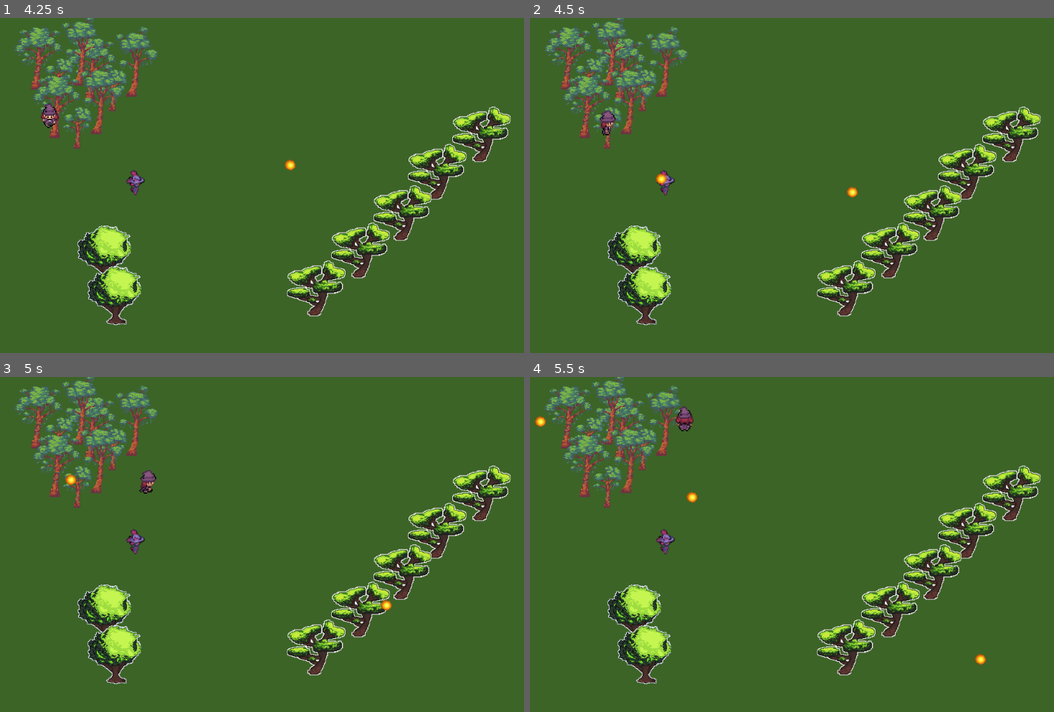
Above: before the commit, frames 1-4 (two rows, left to right).
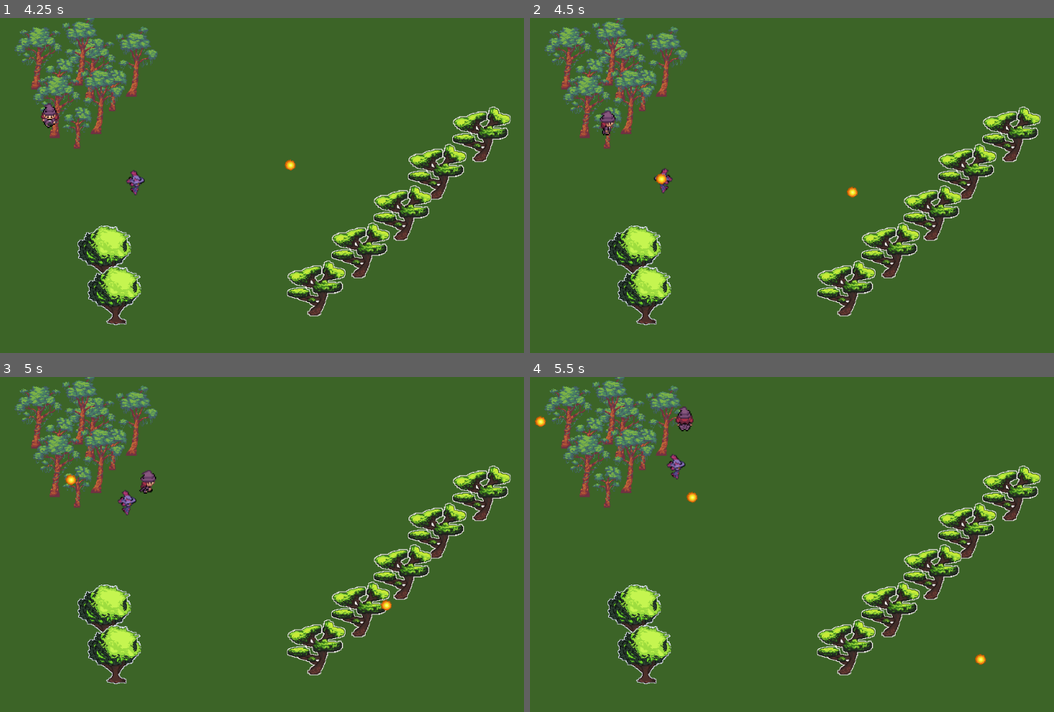
Above: after the commit, the same moments.

Repository: ann-rod/wizard_of_the_land
Game: Godot game, scene res://Main.tscn
Two runs of this game, one before a commit and one after it. Both use one fixed random seed, a clock stepped at 60 frames per second and the inputs below.
Inputs (mouse positions are in pixels of both pictures, inside the frame that each line leads up to):
- Up to frame 1 (4.25 s): tap Enter at 0.5 s; move the mouse to (256, 252) at 0.52 s; hold W (move_up) 0.53-2.03 s; click (256, 252) at 0.6 s; move the mouse to (455, 235) at 1.27 s; click (455, 235) at 1.35 s; move the mouse to (115, 135) at 2.02 s; hold Left (move_left) 2.03-3.53 s; click (115, 135) at 2.1 s; move the mouse to (314, 185) at 2.77 s; click (314, 185) at 2.85 s; move the mouse to (199, 101) at 3.52 s; hold Down (move_down) from 3.53 s (still down); click (199, 101) at 3.6 s
- Up to frame 2 (4.5 s): move the mouse to (943, 168) at 4.27 s; release Down (move_down) at 4.28 s; hold Right (move_right) from 4.28 s (still down); click (943, 168) at 4.35 s
- Up to frame 3 (5 s): keep holding Right (move_right)
- Up to frame 4 (5.5 s): move the mouse to (702, 561) at 5.02 s; release Right (move_right) at 5.03 s; hold W (move_up) from 5.03 s (still down); click (702, 561) at 5.1 s

Frame 1 is identical in both runs. In frame 2, 0.1% of the frame differs, in the area x 23-28%, y 44-53%; in frame 3, 0.3%; in frame 4, 0.3%, in the area x 24-30%, y 23-53%.

Commit message:
added mob chasing behavior to mob AI

Diff:
--- a/characters/enemies/AI.gd
+++ b/characters/enemies/AI.gd
@@ -2,6 +2,7 @@
 
 signal state_changed(new_state)
 signal attempt_to_shoot(target_pos)
+signal chase_target(target_pos)
 
 enum State {
 	PATROL,
@@ -12,14 +13,14 @@
 var current_state = State.PATROL setget set_state
 var player = null
 
-
 func _process(_delta):
 	match current_state:
 		State.PATROL:
-			pass
+			emit_signal("chase_target", Vector2.ZERO)
 		State.ENGAGE:
 			if(player != null):
 				emit_signal("attempt_to_shoot", player.global_position)
+				emit_signal("chase_target", player.global_position)
 			else:
 				print("in engage state but no weapon or player")
 		_:
@@ -36,3 +37,8 @@
 	if(area.is_in_group("player")):
 		set_state(State.ENGAGE)
 		player = area
+
+func _on_PlayerUndetectZone_area_exited(area):
+	if(area.is_in_group("player")):
+		set_state(State.PATROL)
+		player = null
--- a/characters/enemies/Mob.gd
+++ b/characters/enemies/Mob.gd
@@ -1,22 +1,45 @@
 extends Area2D
-#onready var player = $Player
-onready var ai = $AI
-onready var attack_cooldown = $MobAttackCooldown
-
-export (PackedScene) var Spell
 
 signal mob_killed
 signal mob_cast_spell(spell, pos, dir)
 
+export (PackedScene) var Spell
+
+onready var ai = $AI
+onready var attack_cooldown = $MobAttackCooldown
+onready var collision_shape = $CollisionShape2D
+
 var MOB_HP = 3
+var MOB_SPEED = 150
+var mob_direction = Vector2.ZERO
+var screen_size
 
 # Called when the node enters the scene tree for the first time.
 func _ready():
-	pass # Replace with function body.
+	screen_size = get_viewport_rect().size
+	collision_shape.disabled = false # enable collisions
 
 # Called every frame. 'delta' is the elapsed time since the previous frame.
-func _process(_delta):
-	pass
+func _physics_process(delta):
+	var velocity = mob_direction.normalized()*MOB_SPEED
+
+	if velocity.length() > 0:
+		$AnimatedSprite.play()
+	else:
+		$AnimatedSprite.stop()
+
+	position += velocity * delta
+	position.x = clamp(position.x, 0, screen_size.x)
+	position.y = clamp(position.y, 0, screen_size.y)
+
+	if velocity.x != 0:
+		$AnimatedSprite.animation = "side"
+		$AnimatedSprite.flip_v = false
+		$AnimatedSprite.flip_h = velocity.x < 0
+	elif velocity.y < 0:
+		$AnimatedSprite.animation = "up"
+	elif velocity.y > 0:
+		$AnimatedSprite.animation = "down"
 
 func handle_hit():
 	MOB_HP -= 1
@@ -36,3 +59,11 @@
 		var spell_dir = (target-spell_origin).normalized()
 		emit_signal("mob_cast_spell", spell_instance, self, spell_origin, spell_dir)
 		attack_cooldown.start()
+
+func _on_AI_chase_target(target_pos):
+	set_mob_direction(target_pos)
+
+func set_mob_direction(target_pos):
+	if(target_pos == Vector2.ZERO):
+		target_pos = self.global_position
+	mob_direction = target_pos - self.global_position
--- a/characters/enemies/Mob.tscn
+++ b/characters/enemies/Mob.tscn
@@ -33,6 +33,9 @@
 [sub_resource type="CircleShape2D" id=3]
 radius = 95.0053
 
+[sub_resource type="CircleShape2D" id=4]
+radius = 132.85
+
 [node name="Mob" type="Area2D"]
 script = ExtResource( 7 )
 
@@ -51,11 +54,18 @@
 [node name="CollisionShape2D" type="CollisionShape2D" parent="AI/PlayerDetectionZone"]
 shape = SubResource( 3 )
 
+[node name="PlayerUndetectZone" type="Area2D" parent="AI"]
+
+[node name="CollisionShape2D" type="CollisionShape2D" parent="AI/PlayerUndetectZone"]
+shape = SubResource( 4 )
+
 [node name="MobAttackCooldown" type="Timer" parent="."]
 wait_time = 4.0
 one_shot = true
 
 [connection signal="body_entered" from="." to="." method="_on_Mob_body_entered"]
 [connection signal="attempt_to_shoot" from="AI" to="." method="_on_AI_attempt_to_shoot"]
+[connection signal="chase_target" from="AI" to="." method="_on_AI_chase_target"]
 [connection signal="area_entered" from="AI/PlayerDetectionZone" to="AI" method="_on_PlayerDetectionZone_area_entered"]
 [connection signal="body_entered" from="AI/PlayerDetectionZone" to="AI" method="_on_PlayerDetectionZone_body_entered"]
+[connection signal="area_exited" from="AI/PlayerUndetectZone" to="AI" method="_on_PlayerUndetectZone_area_exited"]
Not shown: 1 places in characters/enemies/Mob.tscn that only renumber resources
